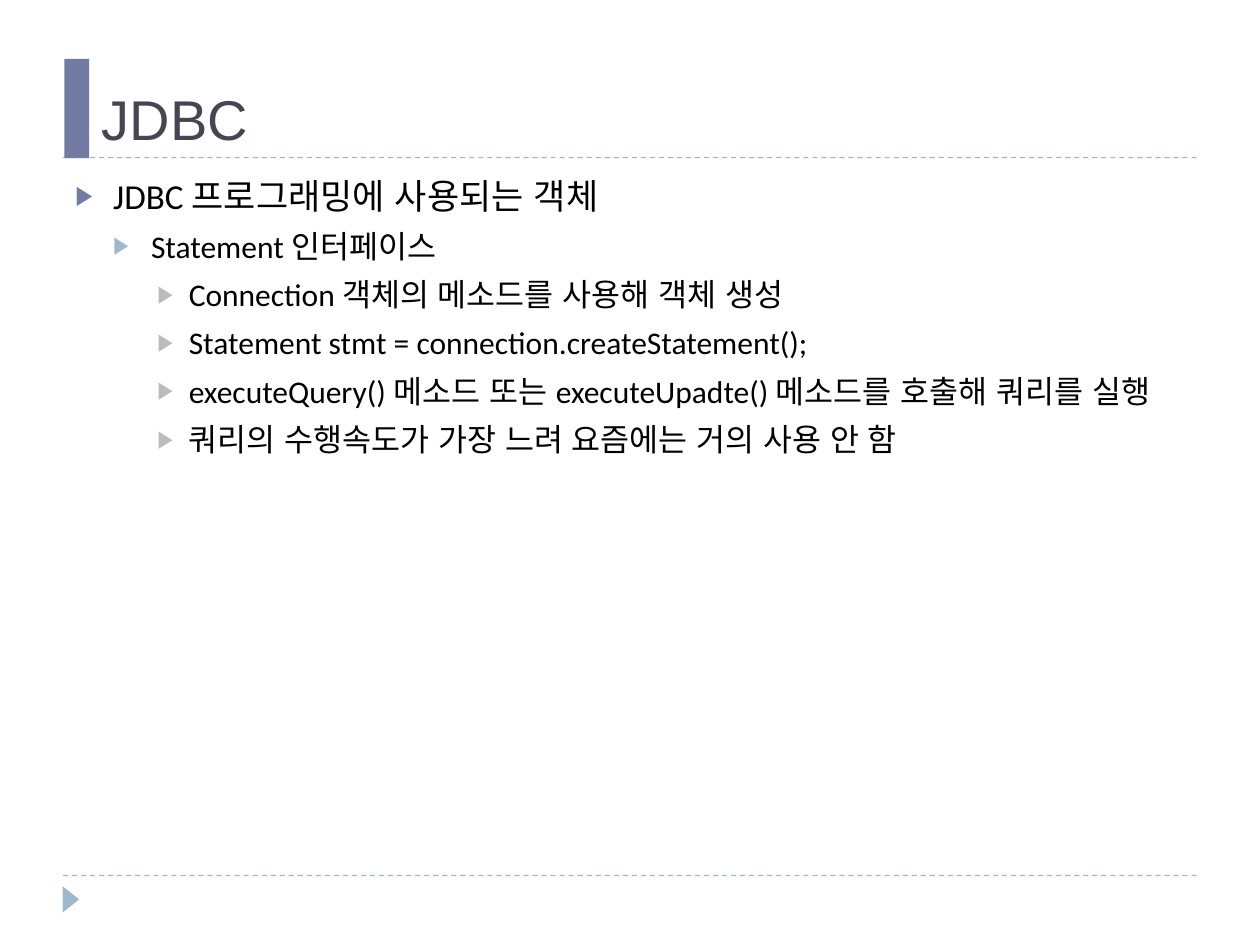
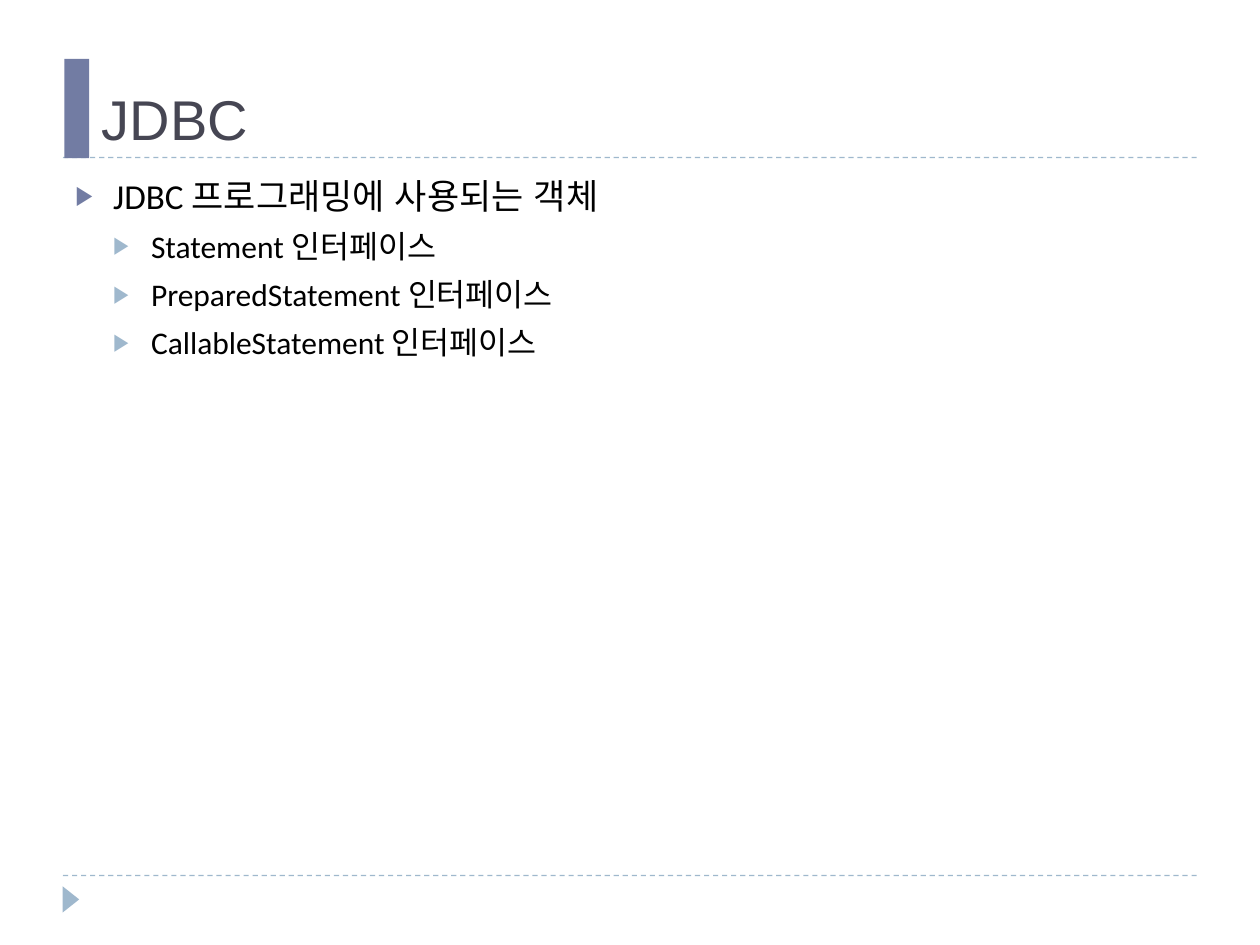
Before and after one commit to mail2HChoi/PatternSW, a slide deck: slide 9 of 강의교재/패턴기반SW개발_Ch09_JDBC.pptx. Drawn at 1260x945 pixels with LibreOffice and Linux fonts; fonts in the diff are those of the drawing. Boxes give left, top, right and bottom in pixels: in the first picture for what was removed or moved away, otherwise in the second. Text is boxed around its words. In the diff, an @@ line names an element or a change of style, - is before the commit and + after.

```diff
--- a/강의교재/패턴기반SW개발_Ch09_JDBC.pptx
+++ b/강의교재/패턴기반SW개발_Ch09_JDBC.pptx
@@ text at [151, 280, 553, 357]: text changed @@
-    ▶ Connection 객체의 메소드를 사용해 객체 생성
-    ▶ Statement stmt = connection.createStatement();
-    ▶ executeQuery() 메소드 또는 executeUpadte() 메소드를 호출해 쿼리를 실행
-    ▶ 쿼리의 수행속도가 가장 느려 요즘에는 거의 사용 안 함
+  ▶ PreparedStatement 인터페이스
+  ▶ CallableStatement 인터페이스
```
Also in this commit, not shown: 6 other slides changed, 4 slides added, 2 slides removed, 1 other file.
